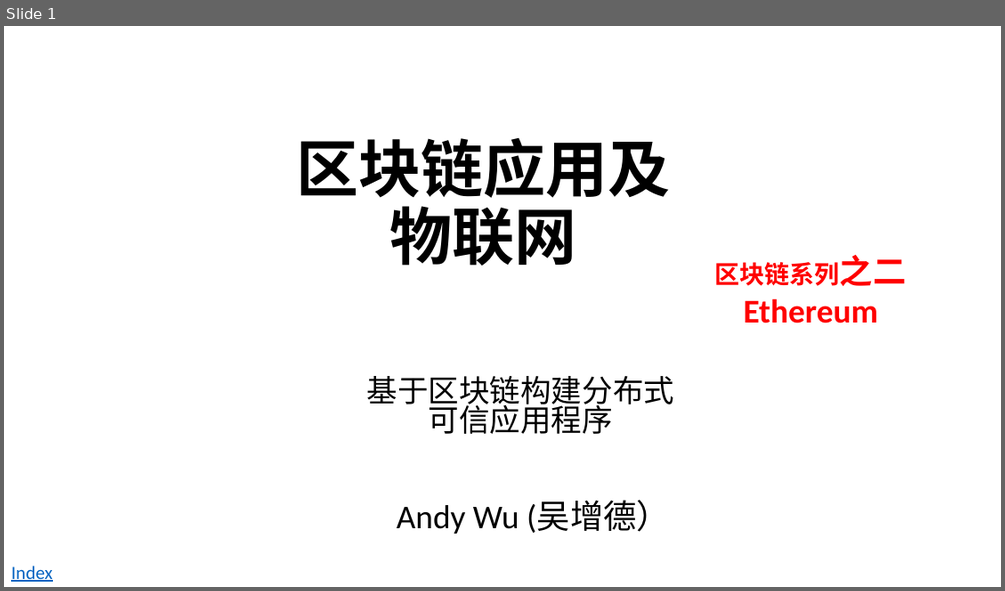
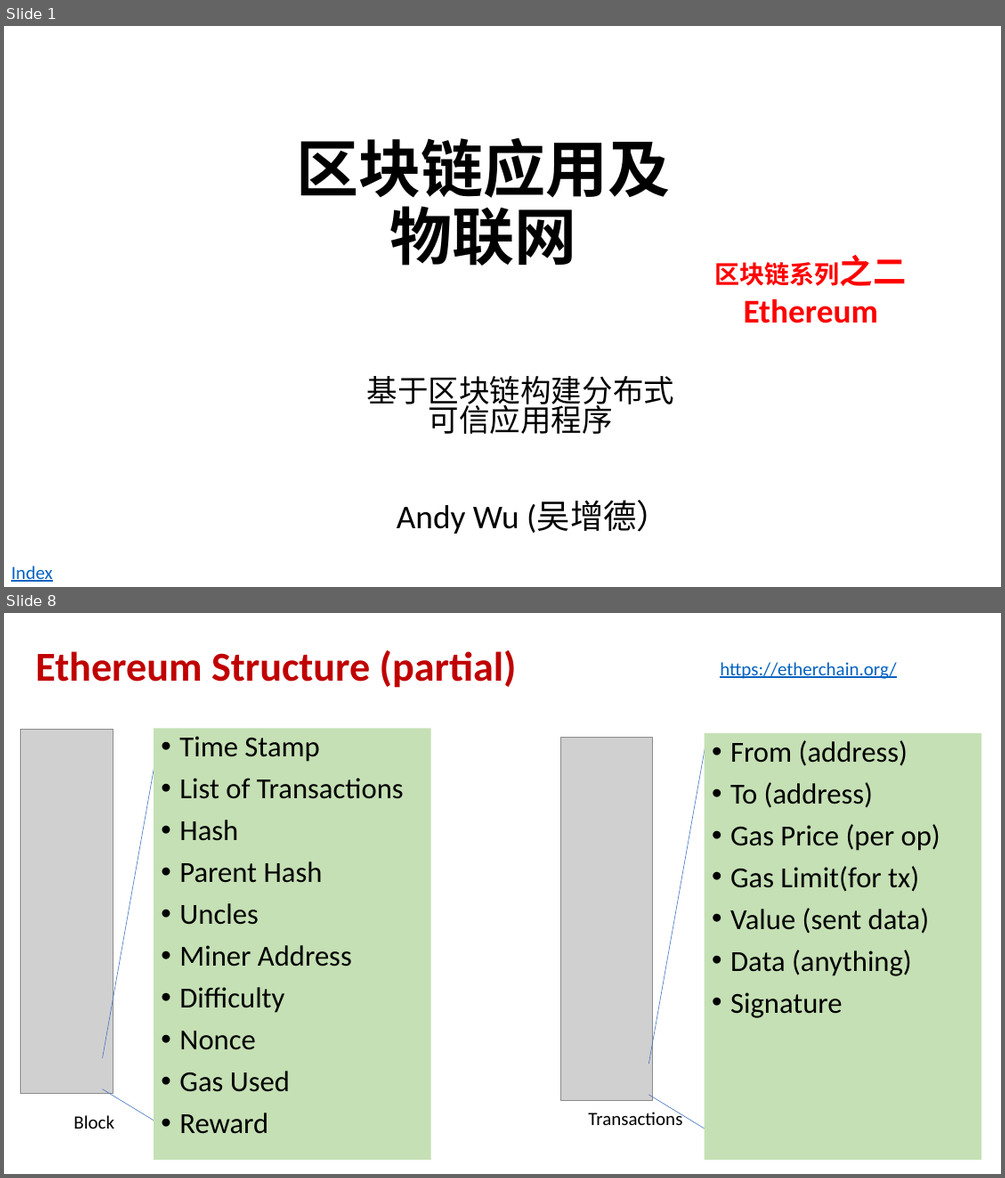
Before and after one commit to andyplusplus/blockchain, a slide deck: how_bitcoin_works_2/bc_1_blockChain.pptx. Shown one above the other, each under a label of ours: slide 1 before the commit, slides 1 and 8 after it; the slides between them are not shown. The pictures are 1005x591 and 1005x1178 pixels, drawn with LibreOffice and Linux fonts; fonts in the diff are those of the drawing; grey boxes stand for pictures; background and template pictures are left out. Boxes give left, top, right and bottom in pixels: in the first picture for what was removed or moved away, otherwise in the second. Text is boxed around its words. In the diff, an @@ line names an element or a change of style, - is before the commit and + after.

```diff
--- a/how_bitcoin_works_2/bc_1_blockChain.pptx
+++ b/how_bitcoin_works_2/bc_1_blockChain.pptx
@@ slide 8 added at [4,613,1001,1174], background #FFFFFF @@
@@ title added at [35,650,517,688], 39.6 pt, text #C00000, bold @@
+Ethereum Structure (partial)
@@ text added at [720,662,896,679], 18 pt, text #0563C1, underline @@
+https://etherchain.org/
@@ picture added at [20,730,112,1093] @@
@@ line added from (103, 1058) to (160, 735), #4472C4 0.5 pt @@
@@ text added at [154,728,431,1159], fill #C5E0B4, 28 pt, text #000000 @@
+• Time Stamp
+• List of Transactions
+• Hash
+• Parent Hash
+• Uncles
+• Miner Address
+• Difficulty
+• Nonce
+• Gas Used
+• Reward
@@ picture added at [561,737,653,1100] @@
@@ line added from (648, 1063) to (706, 741), #4472C4 0.5 pt @@
@@ text added at [704,733,982,1159], fill #C5E0B4, 28 pt, text #000000 @@
+• From (address)
+• To (address)
+• Gas Price (per op)
+• Gas Limit(for tx)
+• Value (sent data)
+• Data (anything)
+• Signature
@@ line added from (103, 1089) to (160, 1124), #4472C4 0.5 pt @@
@@ text added at [73,1115,114,1128], 18 pt, text #000000 @@
+Block
@@ text added at [588,1109,682,1125], 18 pt, text #000000 @@
+Transactions
@@ line added from (648, 1094) to (706, 1130), #4472C4 0.5 pt @@
```
Also in this commit, not shown: 6 slides changed, 14 other slides added, 2 slides removed, 2 other files.
